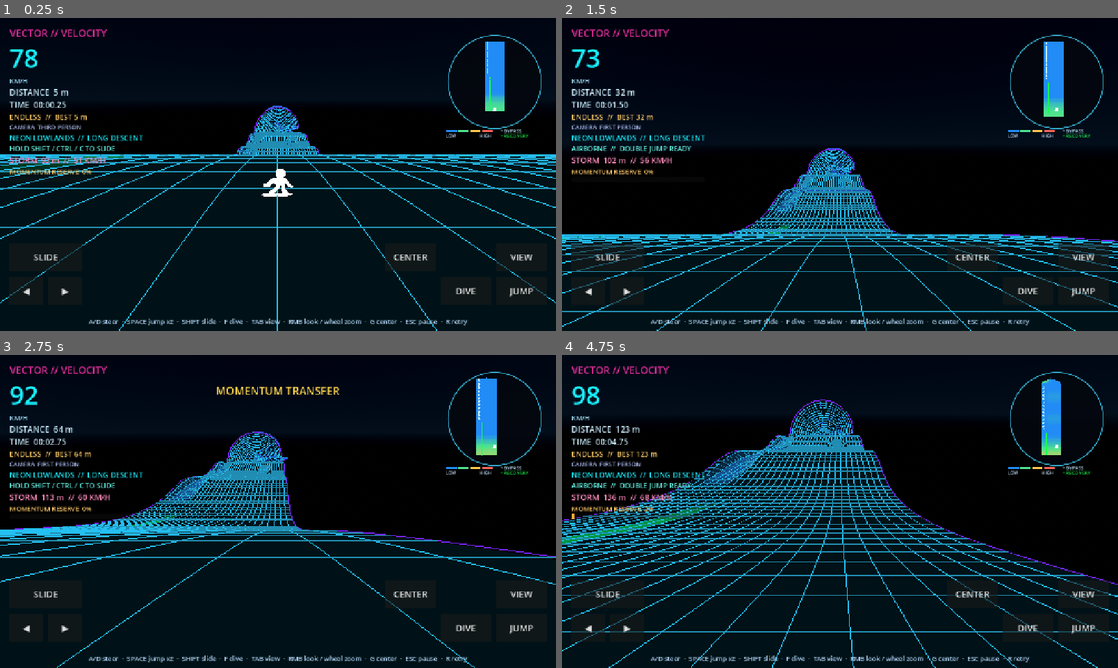
Above: before the commit, frames 1-4 (two rows, left to right).
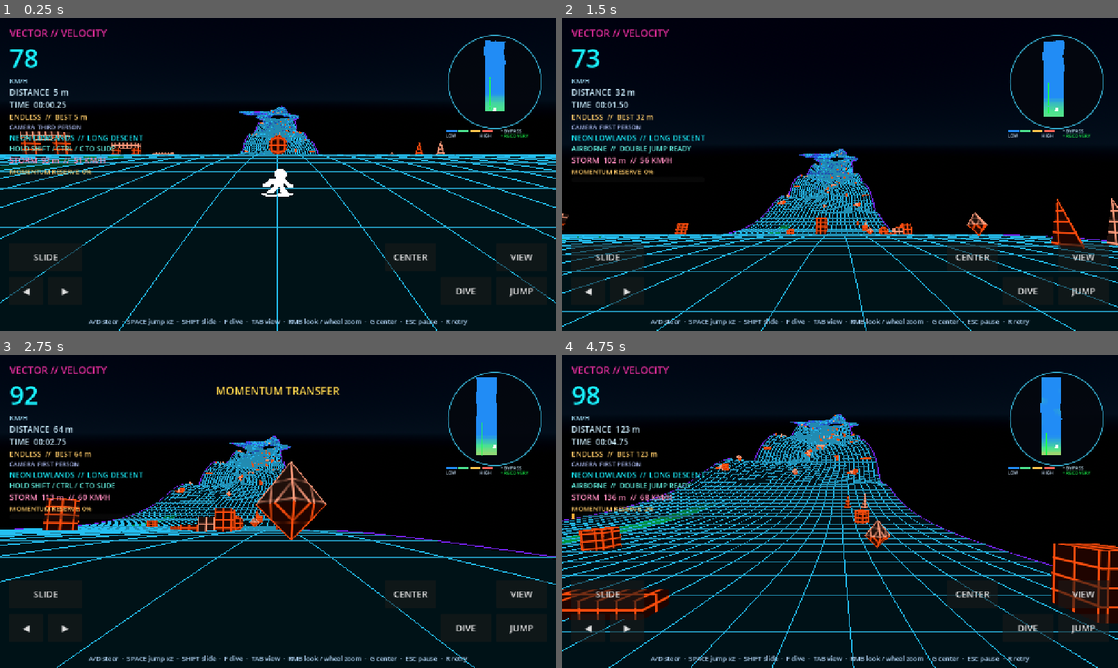
Above: after the commit, the same moments.

Repository: Unborne-Fetus/Cracked
Game: Godot game, scene res://scenes/main.tscn
The game is run twice, just before and just after one commit, with the same random seed, the same clock (stepped at 60 frames per second) and the same inputs.
Inputs (mouse positions are in pixels of both pictures, inside the frame that each line leads up to):
- Up to frame 1 (0.25 s): no input
- Up to frame 2 (1.5 s): tap Enter at 0.5 s; move the mouse to (962, 158) at 0.52 s; hold Right 0.53-1.25 s; tap Tab at 0.6 s; click (962, 158) at 0.67 s; tap Space at 0.77 s; drag from (728, 190) to (812, 237) at 1.27 s
- Up to frame 3 (2.75 s): move the mouse to (333, 442) at 2.02 s; hold Right from 2.03 s (still down); tap V at 2.1 s
- Up to frame 4 (4.75 s): release Right at 2.75 s; drag from (812, 574) to (673, 464) at 2.77 s; move the mouse to (1006, 558) at 3.52 s; hold Left 3.53-4.25 s; tap Shift at 3.6 s; tap Space at 3.77 s; drag from (673, 464) to (756, 433) at 4.27 s

The runs differ from the first frame. In frame 1, 1.9% of the frame differs, in the area x 3-91%, y 7-58%; in frame 2, 3.2%; in frame 3, 5.0%; in frame 4, 7.7%, in the area x 0-100%, y 7-86%.

Commit message:
Separate branching decks, stabilize overpasses, densify neon grid obstacles and revise music and rider

Diff:
--- a/scripts/course.gd
+++ b/scripts/course.gd
@@ -16,6 +16,7 @@
 const RECOVERY_HALF_WIDTH := 6.0
 const SPECIAL_TRACKS: Array[String] = ["SPLIT ROUTE", "GAP CROSSING", "CORKSCREW TUNNEL", "HALFPIPE", "STACKED ROUTES", "SLIPSTREAM"]
 const RunnerRules = preload("res://scripts/runner.gd")
+const ObstacleGrid = preload("res://shaders/obstacle_grid.gdshader")
 const StormRules = preload("res://scripts/storm.gd")
 
 var chunks: Dictionary = {}
@@ -305,7 +306,7 @@
 		# sections, rather than squeezing banks below the safe base length.
 		length *= rng.randf_range(1.0, 1.45)
 		if kind in ["SPLIT ROUTE", "STACKED ROUTES"]:
-			length = maxf(length, planned_speed * 3.4)
+			length = maxf(length, maxf(420.0, planned_speed * 5.0))
 	var step_length := length / float(STEPS)
 	var strength := 1.0 if showcase_layout and index < 6 else rng.randf_range(0.72, 1.22)
 	var start_yaw := yaw
@@ -328,8 +329,15 @@
 		rejected_layouts += 1
 		# First remove optional obstacles; if terrain itself remains risky,
 		# replace it with a clear downhill recovery stretch.
-		layout.clear()
-		forecast = _validate_routes(index, kind, points, step_length, layout, route_forecast)
+		if not showcase_layout and layout.size() > 3:
+			var reduced: Array[Dictionary] = []
+			for obstacle_index in range(0, layout.size(), 2):
+				reduced.append(layout[obstacle_index])
+			layout = reduced
+			forecast = _validate_routes(index, kind, points, step_length, layout, route_forecast)
+		if not bool(forecast["valid"]) or float(forecast["min_gap"]) < 14.0:
+			layout.clear()
+			forecast = _validate_routes(index, kind, points, step_length, layout, route_forecast)
 		if not bool(forecast["valid"]) or float(forecast["min_gap"]) < 14.0:
 			# Try different obstacle-free downhill profiles before falling
 			# back to a recovery run; avoid making every rejected section identical.
@@ -417,7 +425,54 @@
 			p += -mid.z * step_length
 	return points
 
+func _plan_live_obstacles(index: int, kind: String, points: Array[Transform3D], step_length: float, planned_speed: float) -> Array[Dictionary]:
+	var layout: Array[Dictionary] = []
+	if kind in ["SPLIT ROUTE", "STACKED ROUTES", "CORKSCREW TUNNEL", "HALFPIPE", "GAP CROSSING"] or is_extreme_bank(kind):
+		return layout
+	# Multiple staggered objects per visible obstacle row. Reserve a
+	# broad reachable corridor, but no longer keep the centre empty.
+	var initial_lane := float(route_forecast.get("lane", 0.0))
+	var safe_lane := clampf(initial_lane, -24.0, 24.0)
+	if _has_recovery(kind):
+		safe_lane = recovery_center(index)
+	elif has_shortcut(kind):
+		safe_lane = shortcut_center(index)
+	var spacing := clampf(maxf(22.0, planned_speed * 0.68) / step_length, 14.0, 54.0)
+	var at := 35.0 if index == 0 else rng.randf_range(18.0, 28.0)
+	while at < 180.0:
+		var bound := width_for_kind(kind, at / CHUNK_LENGTH) - 9.0
+		var before := maxi(0, int(at) - 12)
+		var after := mini(STEPS, int(at) + 8)
+		var grade := -points[before].basis.z.y
+		var crest := grade - (-points[after].basis.z.y)
+		if grade < 0.24 and crest < 0.16:
+			var lanes: Array[float] = []
+			for column in range(-4, 5):
+				var candidate := float(column) * bound / 4.0
+				if absf(candidate - safe_lane) >= 15.0 and absf(_ramp_lift(index, kind, at, candidate)) < 0.05:
+					lanes.append(candidate)
+			var count := mini(lanes.size(), rng.randi_range(2, 4) if index > 0 else 2)
+			var placed: Array[float] = []
+			for item in range(count):
+				if lanes.is_empty():
+					break
+				var pick := rng.randi_range(0, lanes.size() - 1)
+				var lane := lanes[pick]
+				lanes.remove_at(pick)
+				var clear := true
+				for prior in placed:
+					if absf(prior - lane) < 13.0:
+						clear = false
+				if not clear:
+					continue
+				placed.append(lane)
+				layout.append({"at": at, "lane": lane, "shape": rng.randi_range(0, 9)})
+		at += spacing * rng.randf_range(0.82, 1.18)
+	return layout
+
 func _plan_obstacles(index: int, kind: String, points: Array[Transform3D], step_length: float, planned_speed: float) -> Array[Dictionary]:
+	if not showcase_layout:
+		return _plan_live_obstacles(index, kind, points, step_length, planned_speed)
 	var layout: Array[Dictionary] = []
 	if kind in SPECIAL_TRACKS or kind in ["RECOVERY RUN", "STEEP CLIMB", "LONG DESCENT", "NARROW BRIDGE", "ROLLING RIDGES", "DROP AND RECOVERY", "CHICANE"] or is_sustained_roll(kind):
 		return layout
@@ -485,6 +540,8 @@
 	var i := clampi(int(round(at)), 1, STEPS - 1)
 	var frame := points[i]
 	var slope := (_ramp_lift(index, kind, float(i + 1), lane) - _ramp_lift(index, kind, float(i - 1), lane)) / (2.0 * step_length)
+	if kind == "STACKED ROUTES":
+		slope += (_cross_xy(kind, float(i + 1), lane).y - _cross_xy(kind, float(i - 1), lane).y) / (2.0 * step_length)
 	return (-frame.basis.z + frame.basis.y * slope).normalized().y
 
 func _validate_routes(index: int, kind: String, points: Array[Transform3D], step_length: float, layout: Array[Dictionary], initial: Dictionary, begin_at: float = 0.0) -> Dictionary:
@@ -525,7 +582,7 @@
 				if bool(item.get("gate", false)):
 					if absf(cross_lane - float(item["lane"])) > float(item["gap"]) * 0.5 - 1.5:
 						clear = false
-				elif absf(cross_lane - float(item["lane"])) < 6.0:
+				elif absf(cross_lane - float(item["lane"])) < (6.0 if showcase_layout else 7.5):
 					clear = false
 			var grade := _forecast_grade(index, kind, points, (at + next_at) * 0.5, lane, step_length)
 			v = RunnerRules.slide_speed_step(v, grade, dt)
@@ -599,15 +656,19 @@
 func _part(parent: Node3D, frame: Transform3D, lane: float, bottom: float, width: float, height: float, depth: float, mesh: Mesh, mat: Material, hazards: Array[Dictionary], at: float, group: Dictionary, profile: String = "BOX", tilt: float = 0.0) -> void:
 	var visual := MeshInstance3D.new()
 	visual.mesh = mesh
-	visual.material_override = mat
+	var grid_material := ShaderMaterial.new()
+	grid_material.shader = ObstacleGrid
+	var solid_material := mat as StandardMaterial3D
+	grid_material.set_shader_parameter("grid_color", solid_material.albedo_color if solid_material != null else Color.WHITE)
+	visual.material_override = grid_material
 	var basis := frame.basis.rotated(-frame.basis.z, tilt)
 	visual.transform = Transform3D(basis, frame.origin + frame.basis.x * lane + frame.basis.y * (bottom + height * 0.5))
 	parent.add_child(visual)
 	hazards.append({"s": at, "lane": lane, "width": width, "height": height, "bottom": bottom, "depth": depth, "profile": profile, "group": group})
 
 func _spawn_obstacle(node: Node3D, hazards: Array[Dictionary], frame: Transform3D, at: float, lane: float, shape_id: int) -> void:
-	var mat := _material(track_color(at, 0.40, 0.88, 1.0))
-	var accent := _material(track_color(at, 0.48, 0.42, 1.0))
+	var mat := _material(track_color(at, 0.50, 0.93, 1.0))
+	var accent := _material(track_color(at, 0.50, 0.52, 1.0))
 	var group := {"used": false, "shape": shape_id}
 	match shape_id:
 		0: # Tall rectangular block
@@ -643,7 +704,7 @@
 			_part(node, frame, lane + 3.6, 0.0, 3.0, 6.0, 3.0, _round_mesh(0.0, 1.5, 6.0, 5), accent, hazards, at, group, "CONE")
 
 func _spawn_route_gate(node: Node3D, hazards: Array[Dictionary], frame: Transform3D, at: float, opening: float, gap_width: float) -> void:
-	var mat := _material(track_color(at, 0.40, 0.92, 0.85))
+	var mat := _material(track_color(at, 0.50, 0.92, 1.0))
 	var group := {"used": false, "rewarded": false, "shape": 10, "gate": true, "opening": opening, "gap_width": gap_width}
 	var left_edge := opening - gap_width * 0.5
 	var right_edge := opening + gap_width * 0.5
@@ -786,13 +847,22 @@
 	return (HALF_WIDTH if distance < 0.0 else half_width_at(distance)) - 0.75
 
 func _special_profile(kind: String) -> bool:
-	return kind in ["CORKSCREW TUNNEL", "HALFPIPE", "STACKED ROUTES"]
+	return kind in ["CORKSCREW TUNNEL", "HALFPIPE", "STACKED ROUTES", "SPLIT ROUTE"]
 
 func _profile_envelope(local_s: float) -> float:
 	return smoothstep(0.0, 45.0, local_s) * (1.0 - smoothstep(147.0, 192.0, local_s))
 
+func _branch_envelope(local_s: float) -> float:
+	# Smooth rise and fall across the entire fork. Zero slope at seams
+	# and midpoint; no sharp change into a level overpass.
+	var u := clampf(local_s / CHUNK_LENGTH, 0.0, 1.0)
+	return pow(sin(PI * u), 2.0)
+
 func _cross_xy(kind: String, local_s: float, across: float) -> Vector2:
 	var envelope := _profile_envelope(local_s)
+	if kind == "SPLIT ROUTE":
+		var spread := 48.0 * _branch_envelope(local_s)
+		return Vector2(across + signf(across) * spread * smoothstep(0.0, 12.0, absf(across)), 0.0)
 	if kind in ["CORKSCREW TUNNEL", "HALFPIPE"]:
 		var angle := (PI * 0.975 if kind == "CORKSCREW TUNNEL" else PI * 0.48) * envelope
 		if angle > 0.0001:
@@ -800,8 +870,10 @@
 			var theta := across / radius
 			return Vector2(radius * sin(theta), radius * (1.0 - cos(theta)))
 	if kind == "STACKED ROUTES" and across < 0.0:
-		# Upper left deck gradually crosses above the lower right deck.
-		return Vector2(across + 60.0 * envelope, 22.0 * envelope)
+		# Upper deck follows a long, smooth crossover. Blend the inner
+		# edge only while it is joined to the lower road at the seams.
+		var weight := smoothstep(0.0, 4.0, -across) * _branch_envelope(local_s)
+		return Vector2(across + 60.0 * weight, 22.0 * weight)
 	return Vector2(across, 0.0)
 
 func _cross_normal(kind: String, local_s: float, across: float) -> Vector2:
@@ -813,13 +885,13 @@
 
 func _cell_supported(kind: String, local_s: float, across: float) -> bool:
 	if kind == "SPLIT ROUTE":
-		var opening := 12.0 * _profile_envelope(local_s)
+		var opening := 12.0 * _branch_envelope(local_s)
 		return absf(across) >= opening
 	if kind == "GAP CROSSING":
 		return not (local_s >= 76.0 and local_s < 96.0 and across > 12.0)
 	if kind == "STACKED ROUTES":
 		# A centre opening keeps the upper and lower deck physically separate.
-		return absf(across) >= 4.0 * _profile_envelope(local_s)
+		return absf(across) >= 4.0 * _branch_envelope(local_s)
 	return true
 
 func _local_s(distance: float) -> float:
@@ -1080,10 +1152,28 @@
 			if angle > 0.0001:
 				var radius := HALF_WIDTH / angle
 				across = atan2(across, radius - raw_y) * radius
+		elif kind == "SPLIT ROUTE":
+			# The fork mapping is monotone; invert it without guessing
+			# which branch is nearest. Keep off-road coordinates outside.
+			var sign_value := signf(across)
+			var magnitude := absf(across)
+			var spread := 48.0 * _branch_envelope(local_s)
+			if magnitude >= 12.0 + spread:
+				across = sign_value * (magnitude - spread)
+			else:
+				var low := 0.0
+				var high := 12.0
+				for iteration in range(12):
+					var mid := (low + high) * 0.5
+					if mid + spread * smoothstep(0.0, 12.0, mid) < magnitude:
+						low = mid
+					else:
+						high = mid
+				across = sign_value * (low + high) * 0.5
 		elif kind == "STACKED ROUTES":
-			var envelope := _profile_envelope(local_s)
+			var envelope := _branch_envelope(local_s)
 			var lower := clampf(across, 0.001, HALF_WIDTH)
-			var upper := clampf(across - 60.0 * envelope, -HALF_WIDTH, -0.001)
+			var upper := clampf(across - 60.0 * envelope, -HALF_WIDTH, -4.0)
 			var upper_xy := _cross_xy(kind, local_s, upper)
 			var lower_xy := _cross_xy(kind, local_s, lower)
 			var query := Vector2(across, raw_y)
--- a/scripts/rider_sprites.gd
+++ b/scripts/rider_sprites.gd
@@ -16,9 +16,9 @@
 # Rear-facing silhouette set, intentionally symmetric enough to read
 # from the chase view. The original profile art is used only side-on.
 const REAR_ROWS = [
-	[0x000000000, 0x000000000, 0x000000000, 0x000000000, 0x000000000, 0x00007e000, 0x0000ff000, 0x0000ff800, 0x0000ff800, 0x0000ff800, 0x0000ff800, 0x0000ff000, 0x00007e000, 0x0000ff000, 0x0007ff800, 0x001fffc00, 0x003fffe00, 0x007ffff00, 0x00fffff00, 0x07f9ff780, 0x07f0ff3c0, 0x07e0f71f0, 0x0001f7060, 0x0003e7000, 0x0007c7800, 0x001f87c00, 0x003f03e00, 0x003e03f00, 0x0000fff80, 0x0ffffffe0, 0x1ffffffc0, 0x07ffffe00],
-	[0x000000000, 0x000000000, 0x000000000, 0x000000000, 0x000000000, 0x000000000, 0x000000000, 0x000000000, 0x000000000, 0x000000000, 0x000000000, 0x00001f800, 0x00003fc00, 0x00003fe00, 0x00003fe00, 0x00003fe00, 0x00003fe00, 0x00003fc00, 0x001fffc00, 0x003ffff00, 0x007ffff80, 0x0ffffffc0, 0x0fffff7e0, 0x0fefffbe0, 0x001f9fcc0, 0x007f0f800, 0x01fe07c00, 0x03f803f00, 0x01c0fff80, 0x0ffffffe0, 0x1ffffffc0, 0x07ffffe00],
-	[0x000000000, 0x000000000, 0x000000000, 0x000000000, 0x000000000, 0x000000000, 0x000000000, 0x000000000, 0x000000000, 0x000000000, 0x0001f8000, 0x0003fc000, 0x0003fe000, 0x0003fe000, 0x0003fe000, 0x0003fe000, 0x0003fc000, 0x0001f8000, 0x0007fe000, 0x001fff800, 0x003fffc00, 0x007fffe00, 0x00f9fff00, 0x01e1fff80, 0x01c7e7f00, 0x009fc7a00, 0x003f87c00, 0x007f03f00, 0x00fcfff80, 0x0ffffffe0, 0x1ffffffc0, 0x07ffffe00]
+	[0x000000000, 0x000000000, 0x000000000, 0x000000000, 0x000000000, 0x00007e000, 0x0000ff000, 0x0001ff800, 0x0001ffc00, 0x0001ffc00, 0x0001ffc00, 0x0001ffc00, 0x0000ff800, 0x00007f000, 0x0000ff000, 0x003fff800, 0x007fffc00, 0x00ffffe00, 0x01fffff00, 0x0ffffef80, 0x0ff3fe7f0, 0x0fe3fe3f0, 0x0007cf1f0, 0x000fcf000, 0x001f8f800, 0x007f0fc00, 0x00fe0fe00, 0x00fc07f00, 0x000003f70, 0x1f003fff0, 0x0ffffffe0, 0x01fffff00],
+	[0x000000000, 0x000000000, 0x000000000, 0x000000000, 0x000000000, 0x000000000, 0x000000000, 0x000000000, 0x000000000, 0x000000000, 0x00000fc00, 0x00001fe00, 0x00003ff00, 0x00003ff80, 0x00003ff80, 0x00003ff80, 0x00003ff80, 0x00701ff00, 0x01ffffe00, 0x1fffffe00, 0x1ffffff80, 0x1ffffffe0, 0x000fffff0, 0x001ffffe0, 0x003f0fc60, 0x00fe0f800, 0x03fc07c00, 0x07f807f00, 0x07c003ff0, 0x1f003fff0, 0x0ffffffe0, 0x01fffff00],
+	[0x000000000, 0x000000000, 0x000000000, 0x000000000, 0x000000000, 0x000000000, 0x000000000, 0x000000000, 0x000000000, 0x00003f000, 0x00007f800, 0x0000ffc00, 0x0000ffe00, 0x0000ffe00, 0x0000ffe00, 0x0000ffe00, 0x00007fc00, 0x00003f800, 0x007fff800, 0x01ffffe00, 0x03fffff00, 0x07fffff80, 0x0ff7fffc0, 0x0fcfbf780, 0x039f1f900, 0x007e0f800, 0x01fc07800, 0x03f807e00, 0x03e003ff0, 0x1f003fff0, 0x0ffffffe0, 0x01fffff00]
 ]
 
 static func make_textures(side_view: bool = false) -> Array[Texture2D]:
--- a/scripts/run_effects.gd
+++ b/scripts/run_effects.gd
@@ -41,8 +41,11 @@
 
 func set_paused(value: bool) -> void:
 	paused = value
-	# Music is independent of the gameplay clock, including menus and
-	# replay pause. Never seek, pause or restart it on a run transition.
+	# Only pause transitions change transport. Death/restart never seek.
+	if OS.has_feature("web"):
+		JavaScriptBridge.eval("window.velocityMusic?.setPaused(" + ("true" if value else "false") + ")", true)
+	elif is_instance_valid(audio) and audio.stream_paused != value:
+		audio.stream_paused = value
 	if is_instance_valid(streaks):
 		streaks.queue_redraw()
 
--- a/scripts/runner.gd
+++ b/scripts/runner.gd
@@ -280,7 +280,7 @@
 	var curvature := (-after.basis.z.y + before.basis.z.y) / (2.0 * CONTACT_PROBE)
 	var upright := smoothstep(0.25, 0.90, frame.basis.y.y)
 	var kind: String = course.call("section_name", at)
-	if bool(course.call("is_extreme_bank", kind)):
+	if bool(course.call("is_extreme_bank", kind)) or kind in ["STACKED ROUTES", "SPLIT ROUTE", "HALFPIPE"]:
 		upright = 0.0
 	# A gentle, bounded relative acceleration prevents violent launches at
 	# uncapped speeds. Manual jumping still works through the banks.
@@ -656,7 +656,7 @@
 		var frame: Transform3D = course.call("surface_frame", distance, lane, surface_side)
 		var grade := -frame.basis.z.y
 		var section: String = course.call("section_name", distance)
-		var curved_launch := section in ["HALFPIPE", "CORKSCREW TUNNEL"]
+		var curved_launch := section in ["HALFPIPE", "CORKSCREW TUNNEL", "STACKED ROUTES", "SPLIT ROUTE"]
 		uphill = grade > 0.025
 		var normal_accel := relative_normal_acceleration(course, distance, lane, speed, lateral_speed)
 		var natural_lift := natural_lift_impulse(normal_accel, speed)
--- /dev/null
+++ b/shaders/obstacle_grid.gdshader
@@ -0,0 +1,23 @@
+shader_type spatial;
+render_mode unshaded, cull_disabled;
+uniform vec4 grid_color : source_color = vec4(1.0,0.12,0.3,1.0);
+varying vec3 local_position;
+varying vec3 local_normal;
+void vertex() {
+	local_position = VERTEX;
+	local_normal = NORMAL;
+}
+float grid_line(vec2 p) {
+	vec2 v = abs(fract(p + 0.5) - 0.5);
+	vec2 aa = max(fwidth(p), vec2(0.001));
+	vec2 line = 1.0 - smoothstep(vec2(0.025), vec2(0.025) + aa, v);
+	return max(line.x, line.y);
+}
+void fragment() {
+	vec3 weight = abs(normalize(local_normal));
+	weight = pow(weight, vec3(5.0));
+	weight /= max(weight.x+weight.y+weight.z, 0.001);
+	vec3 p = local_position * 0.75;
+	float line = grid_line(p.yz)*weight.x + grid_line(p.xz)*weight.y + grid_line(p.xy)*weight.z;
+	ALBEDO = mix(grid_color.rgb * 0.13, grid_color.rgb, clamp(line,0.0,1.0));
+}
--- a/tests/gameplay_rules.gd
+++ b/tests/gameplay_rules.gd
@@ -699,6 +699,15 @@
 	if bool(course.call("support_at", split_s, 0.0)) or not bool(course.call("support_at", split_s, -28.0)) or bool(course.call("support_at", gap_s, 32.0)) or not bool(course.call("support_at", gap_s, -32.0)):
 		_fail("Split and gap routes lack an open, supported bypass.")
 		return
+	var fork_left: Transform3D = course.call("surface_frame", split_s, -28.0, 1)
+	var fork_right: Transform3D = course.call("surface_frame", split_s, 28.0, 1)
+	if fork_left.origin.distance_to(fork_right.origin) < 140.0:
+		_fail("Fork branches are not physically separated.")
+		return
+	var fork_projected: Vector3 = course.call("project_position", fork_left.origin, split_s)
+	if absf(fork_projected.y + 28.0) > 0.2:
+		_fail("Separated branch projection does not recover its lane.")
+		return
 	var tunnel_s := 25.0 * 192.0 + 96.0
 	var tunnel_mid: Transform3D = course.call("surface_frame", tunnel_s, 0.0, 1)
 	var tunnel_wall: Transform3D = course.call("surface_frame", tunnel_s, 54.0, 1)
@@ -754,6 +763,12 @@
 	if upper.origin.y - lower.origin.y < 20.0 or Vector2(upper.origin.x - lower.origin.x, upper.origin.z - lower.origin.z).length() > 1.0:
 		_fail("Stacked routes do not physically overlap.")
 		return
+	for offset: float in [12.0, 24.0, 48.0, 72.0, 96.0, 120.0, 144.0, 168.0]:
+		var overpass_s := 27.0 * 192.0 + offset
+		var normal_force: float = runner.call("relative_normal_acceleration", course, overpass_s, -30.0, 200.0)
+		if float(runner.call("natural_lift_impulse", normal_force, 200.0)) > 0.0:
+			_fail("Engineered overpass launches a grounded rider.")
+			return
 	var stream_s := 28.0 * 192.0 + 96.0
 	var stream_lane: float = course.call("slipstream_center", 28, 96.0)
 	if float(course.call("slipstream_accel", stream_s, stream_lane)) < 13.0:
